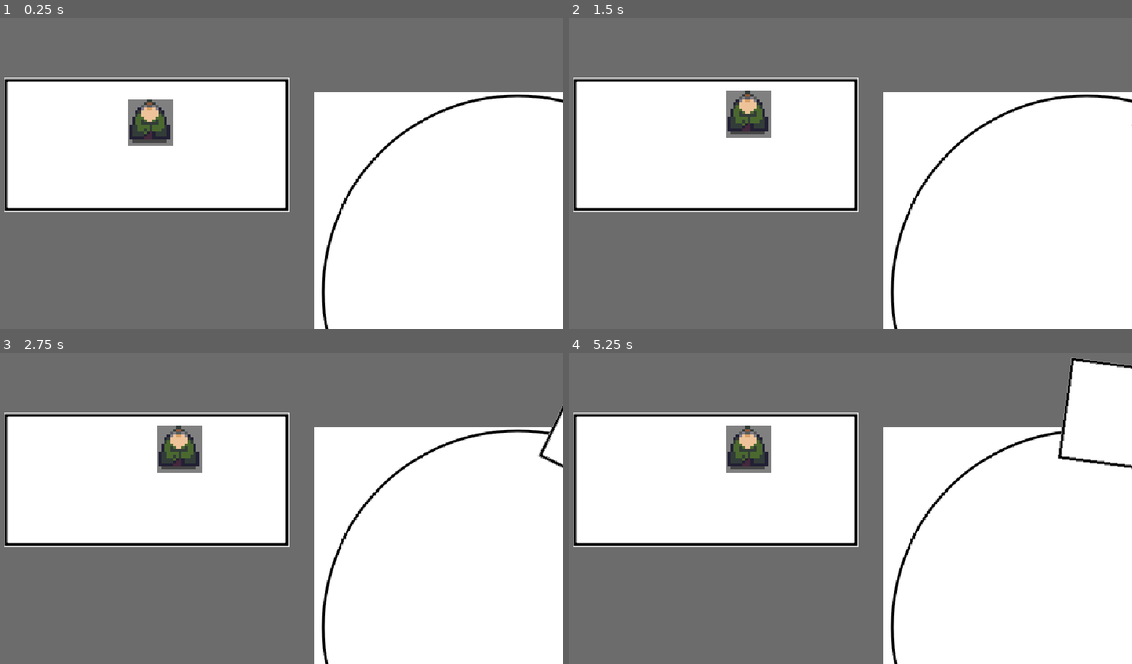
Above: before the commit, frames 1-4 (two rows, left to right).
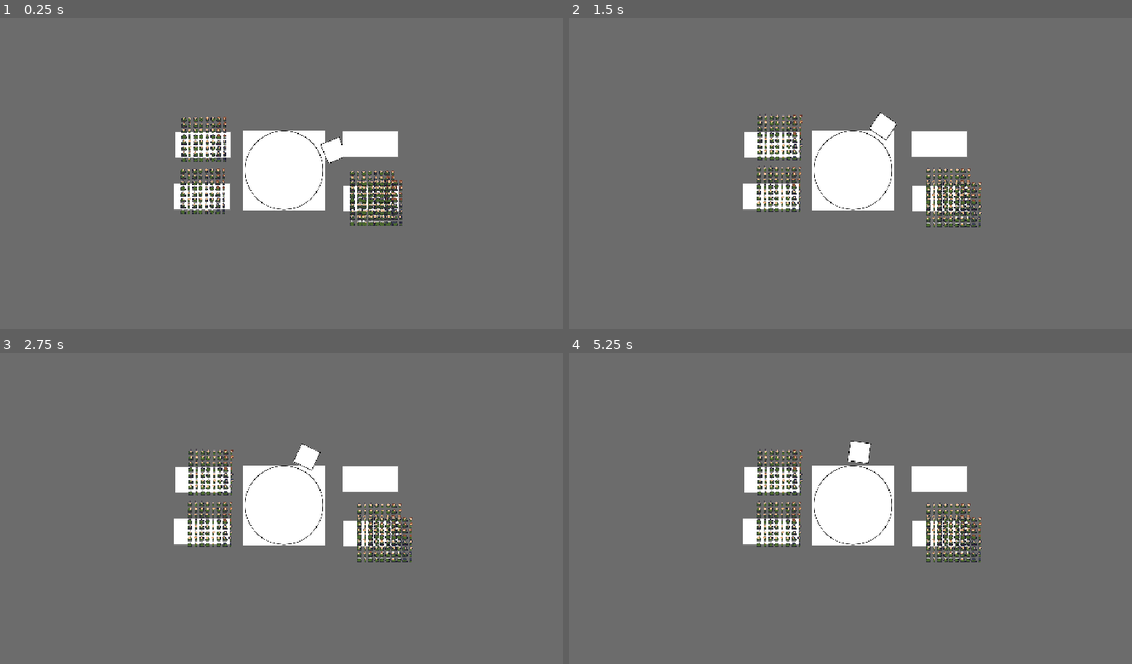
Above: after the commit, the same moments.

Repository: tehelka-gamedev/gmtk-2025
Game: Godot game, scene res://main.tscn
The game is run twice, just before and just after one commit, with the same random seed, the same clock (stepped at 60 frames per second) and the same inputs.
Inputs:
- Up to frame 1 (0.25 s): no input
- Up to frame 2 (1.5 s): tap Enter (open_door) at 0.5, 1.35 s; tap Space (elevator_toggle_movement) at 0.6 s
- Up to frame 3 (2.75 s): tap Space (elevator_toggle_movement) at 2, 2.1 s
- Up to frame 4 (5.25 s): tap Enter (open_door) at 2.75, 2.85, 4.25, 4.35 s; tap Space (elevator_toggle_movement) at 3.5, 3.6, 5, 5.1 s

The runs differ from the first frame. In frame 1, 51% of the frame differs, in the area x 0-100%, y 19-100%; in frame 2, 51%; in frame 3, 51%; in frame 4, 53%, in the area x 0-100%, y 1-100%.

Commit message:
Resolution change

Diff:
--- a/godot/main.tscn
+++ b/godot/main.tscn
@@ -17,26 +17,26 @@
 color = Color(0.513726, 0.513726, 0.513726, 0.580392)
 
 [node name="circle" type="Sprite2D" parent="World"]
-position = Vector2(590, 320)
+position = Vector2(333, 185)
+scale = Vector2(0.2, 0.2)
 texture = ExtResource("2_lquwl")
 
 [node name="Elevator" parent="World" instance=ExtResource("3_7mycd")]
-position = Vector2(594, 304)
-distance_to_pivot_point = 220.0
+position = Vector2(332, 186)
 speed = 90.0
 
 [node name="Rooms" type="Node2D" parent="."]
 
 [node name="Room" parent="Rooms" instance=ExtResource("4_272bh")]
-position = Vector2(182, 535)
+position = Vector2(243, 214)
 
 [node name="Room2" parent="Rooms" instance=ExtResource("4_272bh")]
-position = Vector2(182, 157)
+position = Vector2(244, 157)
 
 [node name="Room3" parent="Rooms" instance=ExtResource("4_272bh")]
-position = Vector2(990, 168)
+position = Vector2(428, 156)
 
 [node name="Room4" parent="Rooms" instance=ExtResource("4_272bh")]
-position = Vector2(969, 484)
+position = Vector2(429, 216)
 
 [node name="NPCs" type="Node2D" parent="."]
--- a/godot/objects/elevator.gd
+++ b/godot/objects/elevator.gd
@@ -6,7 +6,7 @@
 signal snapped_to_room(room:Node2D)
 signal toggle_movement_requested
 
-@export var distance_to_pivot_point:float = 300 :
+@export var distance_to_pivot_point:float = 60.0 :
     set(value):
         distance_to_pivot_point = value
         if inner_pivot:
--- a/godot/objects/elevator.tscn
+++ b/godot/objects/elevator.tscn
@@ -15,7 +15,8 @@
 [node name="Pivot" type="Node2D" parent="."]
 
 [node name="InnerPivot" type="Node2D" parent="Pivot"]
-position = Vector2(300, 0)
+position = Vector2(60, 0)
+scale = Vector2(0.2, 0.2)
 
 [node name="Elevator" type="Sprite2D" parent="Pivot/InnerPivot"]
 texture = ExtResource("1_581l7")
--- a/godot/objects/npc/npc.tscn
+++ b/godot/objects/npc/npc.tscn
@@ -9,9 +9,6 @@
 [sub_resource type="AtlasTexture" id="AtlasTexture_m6gh1"]
 atlas = ExtResource("2_aqpri")
 region = Rect2(0, 0, 124, 128)
-
-[sub_resource type="CircleShape2D" id="CircleShape2D_rn7i7"]
-radius = 190.15
 
 [node name="NPC" type="Node2D"]
 script = ExtResource("1_rn7i7")
@@ -34,8 +31,3 @@
 [node name="MoveTo" type="Node" parent="StateMachine"]
 script = ExtResource("4_m6gh1")
 metadata/_custom_type_script = "uid://b7yur33qvtvau"
-
-[node name="Area2D" type="Area2D" parent="."]
-
-[node name="CollisionShape2D" type="CollisionShape2D" parent="Area2D"]
-shape = SubResource("CircleShape2D_rn7i7")
--- a/godot/objects/room.tscn
+++ b/godot/objects/room.tscn
@@ -6,7 +6,7 @@
 [ext_resource type="Script" uid="uid://cjd6a7ud0c8av" path="res://objects/slot.gd" id="4_4d8i4"]
 
 [sub_resource type="RectangleShape2D" id="RectangleShape2D_d4lmf"]
-size = Vector2(28, 140)
+size = Vector2(10, 30)
 
 [node name="Room" type="Node2D" node_paths=PackedStringArray("slot_manager")]
 script = ExtResource("1_d4lmf")
@@ -14,34 +14,35 @@
 metadata/_edit_group_ = true
 
 [node name="NPCSpawn" type="Marker2D" parent="."]
-position = Vector2(-82, 0)
+position = Vector2(-20, 0)
 
 [node name="Pivot" type="Node2D" parent="."]
 
 [node name="Room" type="Sprite2D" parent="Pivot"]
+scale = Vector2(0.2, 0.2)
 texture = ExtResource("1_2vtrl")
 
 [node name="StaticBody2D" type="StaticBody2D" parent="Pivot"]
+position = Vector2(31, 0)
 
 [node name="CollisionShape2D" type="CollisionShape2D" parent="Pivot/StaticBody2D"]
-position = Vector2(145, -1)
 shape = SubResource("RectangleShape2D_d4lmf")
 
 [node name="SlotManager" type="Node2D" parent="."]
 script = ExtResource("3_lvljb")
 
 [node name="Marker2D" type="Marker2D" parent="SlotManager"]
-position = Vector2(36, -34)
+position = Vector2(8, -8)
 script = ExtResource("4_4d8i4")
 
 [node name="Marker2D2" type="Marker2D" parent="SlotManager"]
-position = Vector2(36, 36)
+position = Vector2(8, 7)
 script = ExtResource("4_4d8i4")
 
 [node name="Marker2D3" type="Marker2D" parent="SlotManager"]
-position = Vector2(96, 35)
+position = Vector2(20, 7)
 script = ExtResource("4_4d8i4")
 
 [node name="Marker2D4" type="Marker2D" parent="SlotManager"]
-position = Vector2(95, -34)
+position = Vector2(20, -8)
 script = ExtResource("4_4d8i4")
Not shown: 1 places in godot/objects/npc/npc.tscn that only renumber resources
Binary file changed: godot/sprites/npg_spritesheet.png
